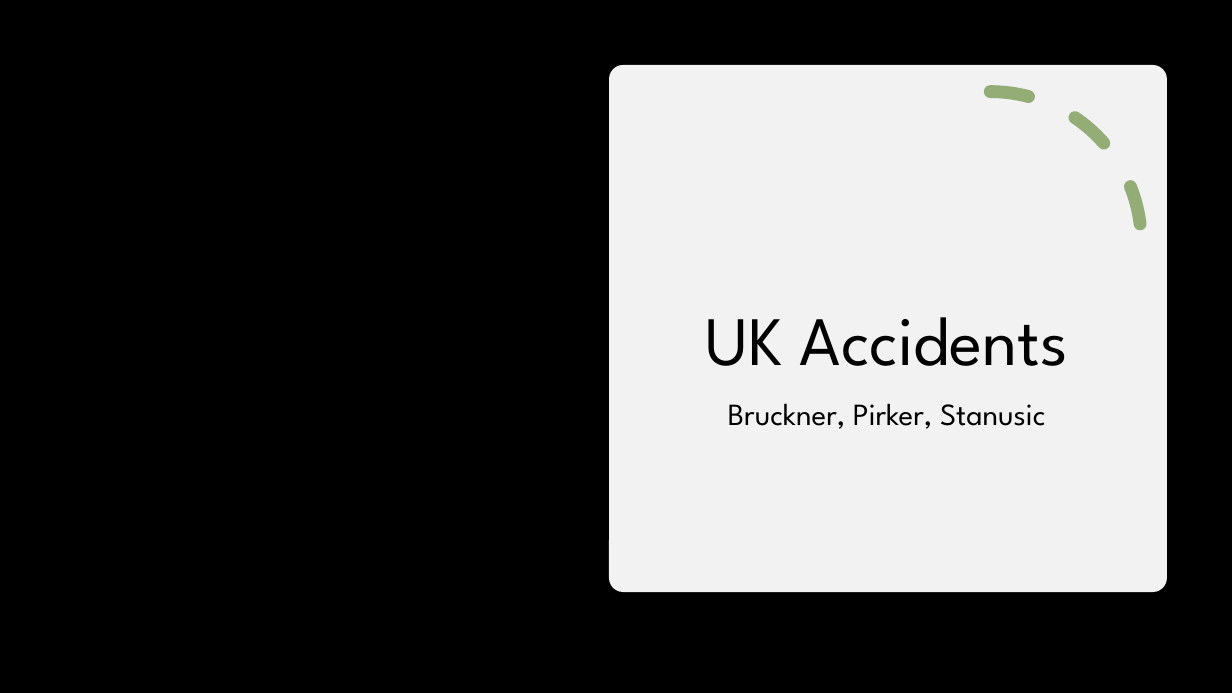
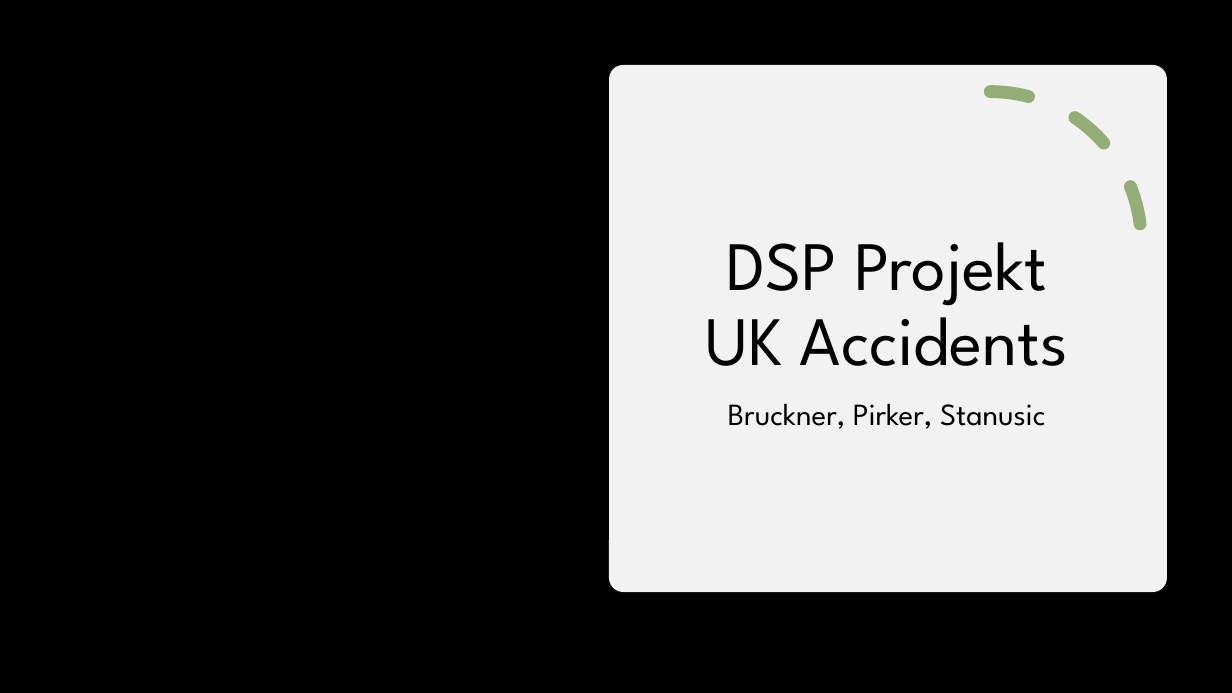
Before and after one commit to jojopirker/sdcProject, a slide deck: slide 1 of etc/final_presentation_v1.pptx. Drawn at 1232x693 pixels with LibreOffice and Linux fonts; fonts in the diff are those of the drawing; background and template pictures are left out. Boxes give left, top, right and bottom in pixels: in the first picture for what was removed or moved away, otherwise in the second. Text is boxed around its words. In the diff, an @@ line names an element or a change of style, - is before the commit and + after.

```diff
--- a/etc/final_presentation_v1.pptx
+++ b/etc/final_presentation_v1.pptx
@@ title at (705,242,1068,366): text changed @@
-UK Accidents
+DSP Projekt
+UK Accidents
```
Also in this commit, not shown: 3 other slides changed, 4 slides added, 1 slide removed.
